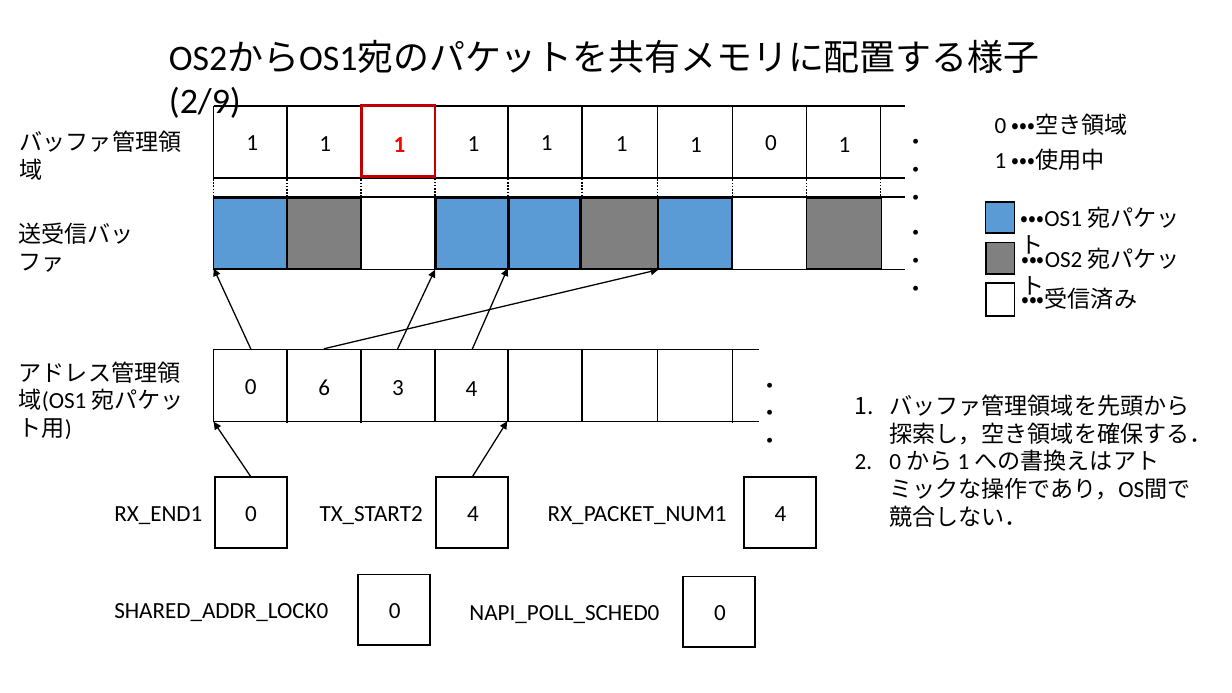
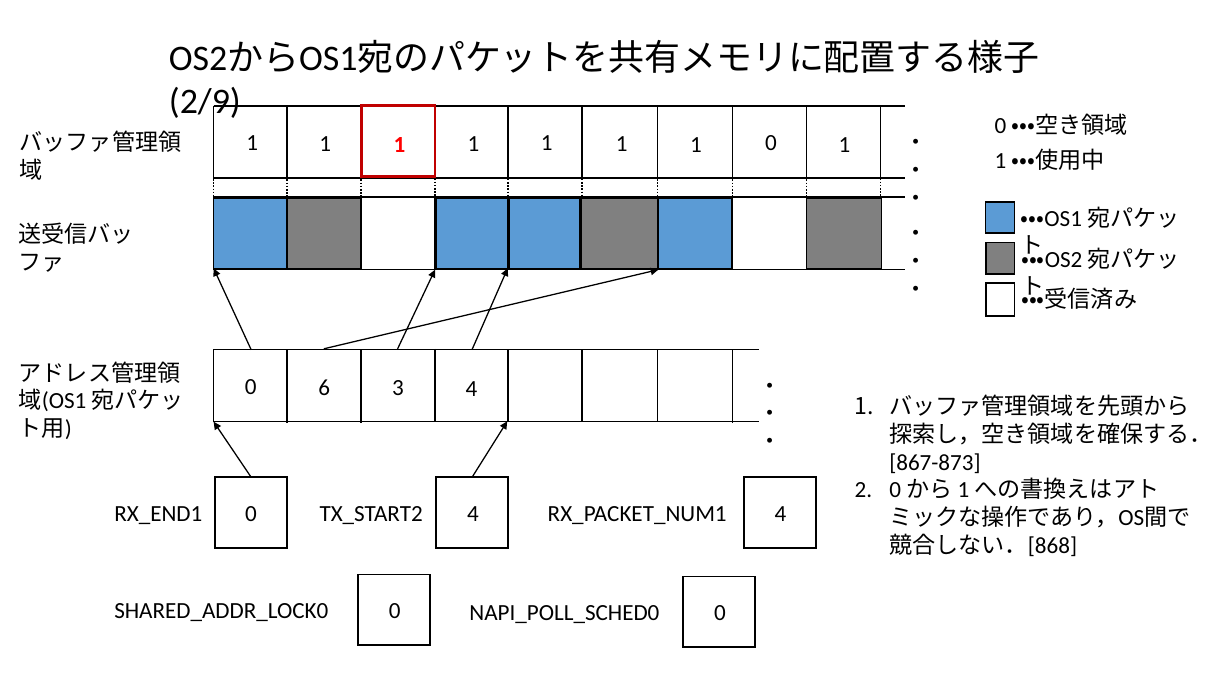
Before and after one commit to yoshida-shu/materials, a slide deck: slide 3 of snull.pptx. Drawn at 1232x693 pixels with LibreOffice and Linux fonts; fonts in the diff are those of the drawing. Boxes give left, top, right and bottom in pixels: in the first picture for what was removed or moved away, otherwise in the second. Text is boxed around its words. In the diff, an @@ line names an element or a change of style, - is before the commit and + after.

```diff
--- a/snull.pptx
+++ b/snull.pptx
@@ text at [889, 394, 1212, 556]: text changed @@
-1. バッファ管理領域を先頭から探索し，空き領域を確保する．
-2. 0 から 1 への書換えはアトミックな操作であり，OS間で競合しない．
+1. バッファ管理領域を先頭から探索し，空き領域を確保する．[867-873]
+2. 0 から 1 への書換えはアトミックな操作であり，OS間で競合しない．[868]
```
Also in this commit, not shown: 15 other slides changed, 1 other file.
